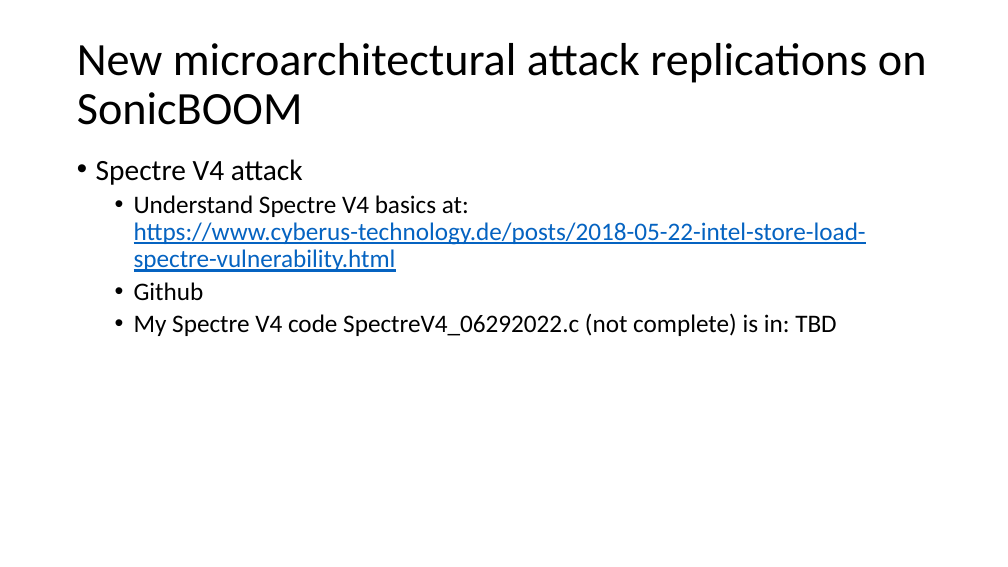
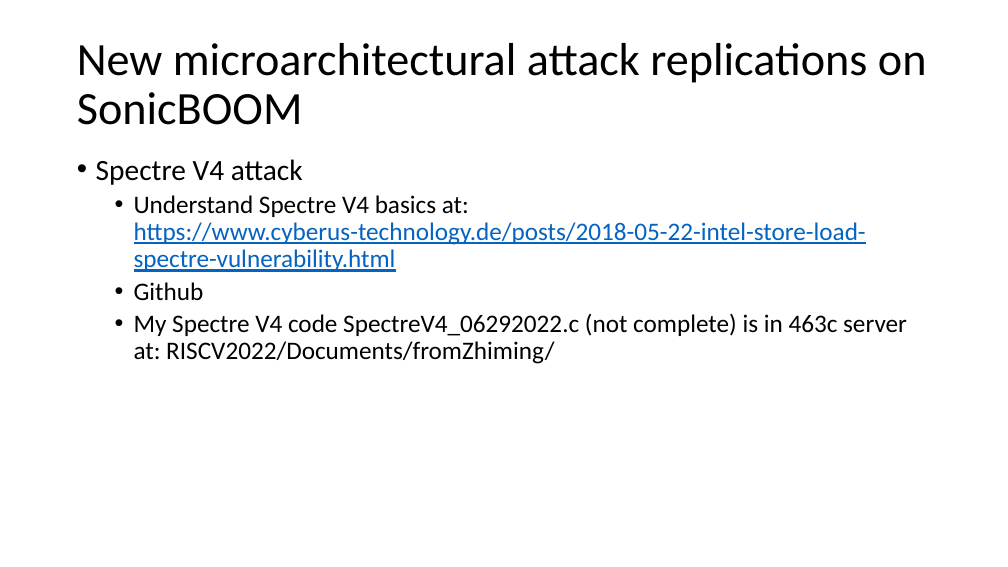
Before and after one commit to zzmzc333/RISCV-Documents, a slide deck: slide 21 of RISC-V Tutorial.pptx. Drawn at 1008x567 pixels with LibreOffice and Linux fonts; fonts in the diff are those of the drawing. Boxes give left, top, right and bottom in pixels: in the first picture for what was removed or moved away, otherwise in the second. Text is boxed around its words. In the diff, an @@ line names an element or a change of style, - is before the commit and + after.

```diff
--- a/RISC-V Tutorial.pptx
+++ b/RISC-V Tutorial.pptx
@@ text at (134,313,907,364): text changed @@
-  • My Spectre V4 code SpectreV4_06292022.c (not complete) is in: TBD
+  • My Spectre V4 code SpectreV4_06292022.c (not complete) is in 463c server at: RISCV2022/Documents/fromZhiming/
```
Also in this commit, not shown: 6 other slides changed.
